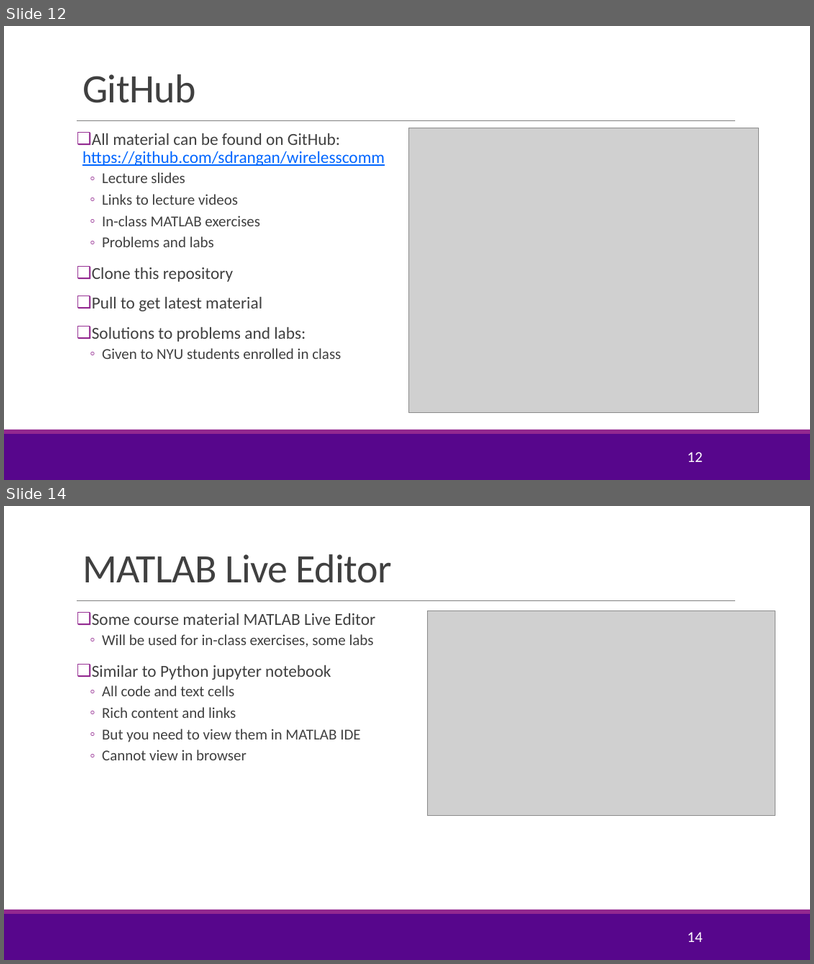
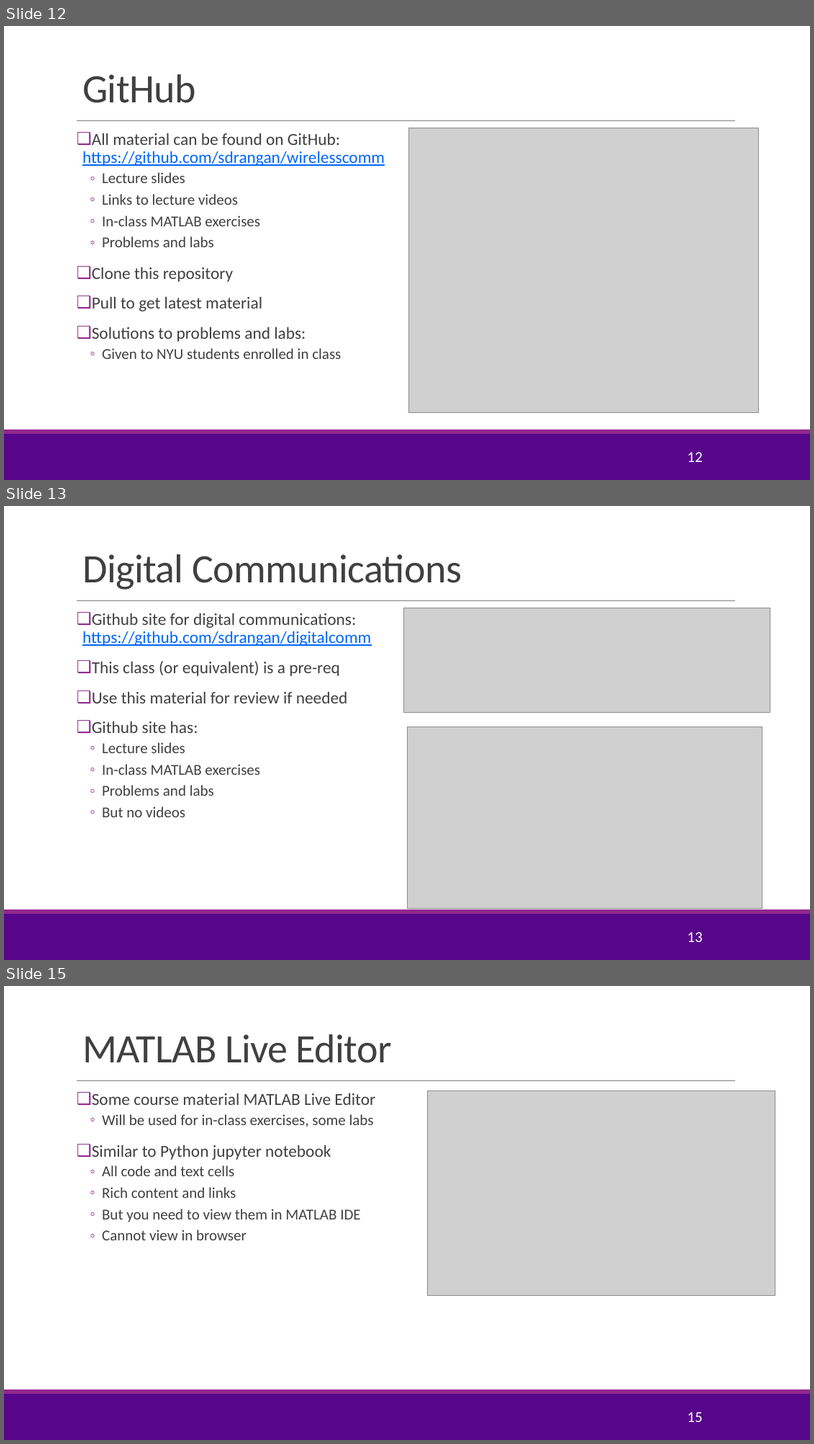
Before and after one commit to sdrangan/wirelesscomm, a slide deck: lectures/CourseAdmin.pptx. Shown one above the other, each under a label of ours: slides 12 and 14 before the commit, slides 12, 13 and 15 after it; the slides between them are not shown. The pictures are 814x964 and 814x1444 pixels, drawn with LibreOffice and Linux fonts; fonts in the diff are those of the drawing; grey boxes stand for pictures; background and template pictures are left out. Boxes give left, top, right and bottom in pixels: in the first picture for what was removed or moved away, otherwise in the second. Text is boxed around its words. In the diff, an @@ line names an element or a change of style, - is before the commit and + after.

```diff
--- a/lectures/CourseAdmin.pptx
+++ b/lectures/CourseAdmin.pptx
@@ slide 13 added at (4, 506, 810, 960), background #FFFFFF; not listed: 3 template elements that a slide beside it also shows @@
@@ title added at (82, 554, 462, 590), 48 pt, text #404040 @@
+Digital Communications
@@ text added at (82, 613, 371, 817), 20 pt, text #404040 @@
+❑ Github site for digital communications:
+  https://github.com/sdrangan/digitalcomm
+❑ This class (or equivalent) is a pre-req
+❑ Use this material for review if needed
+❑ Github site has:
+  ◦ Lecture slides
+  ◦ In-class MATLAB exercises
+  ◦ Problems and labs
+  ◦ But no videos
@@ picture added at (404, 608, 771, 713) @@
@@ picture added at (407, 727, 763, 908) @@
@@ page number added at (687, 932, 702, 942), 18 pt, text #FFFFFF @@
+13
@@ what was slide 14 is now slide 15 @@
@@ page number at (687, 1412, 702, 1422): text changed @@
-14
+15
```
Also in this commit, not shown: 2 slides changed, 1 other slide added, 5 other files.
